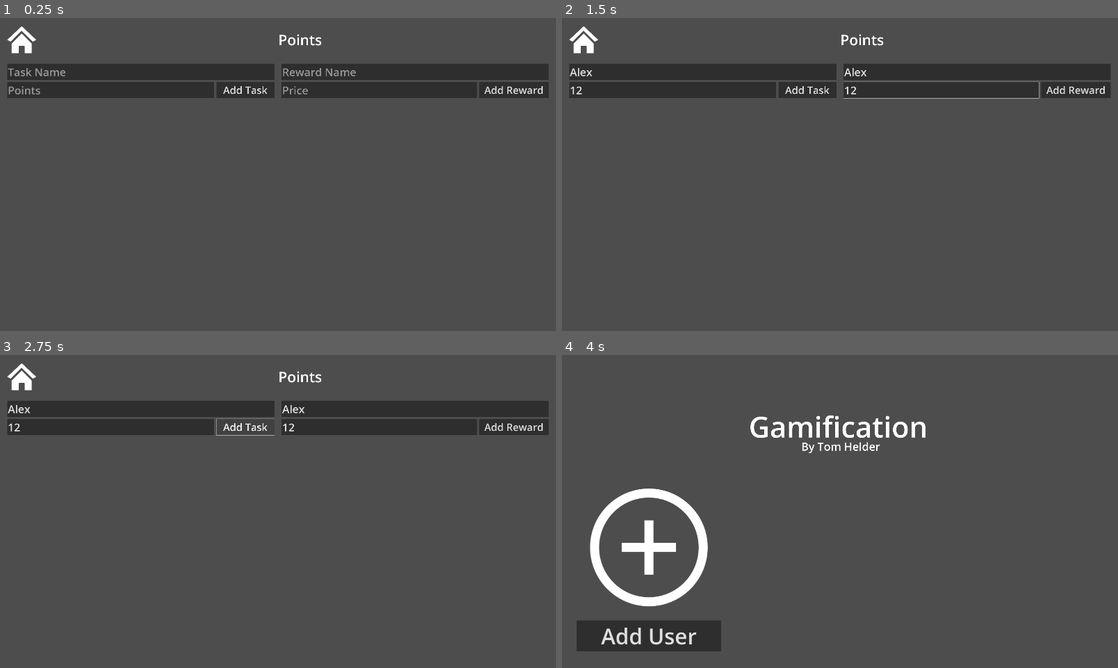
Above: before the commit, frames 1-4 (two rows, left to right).
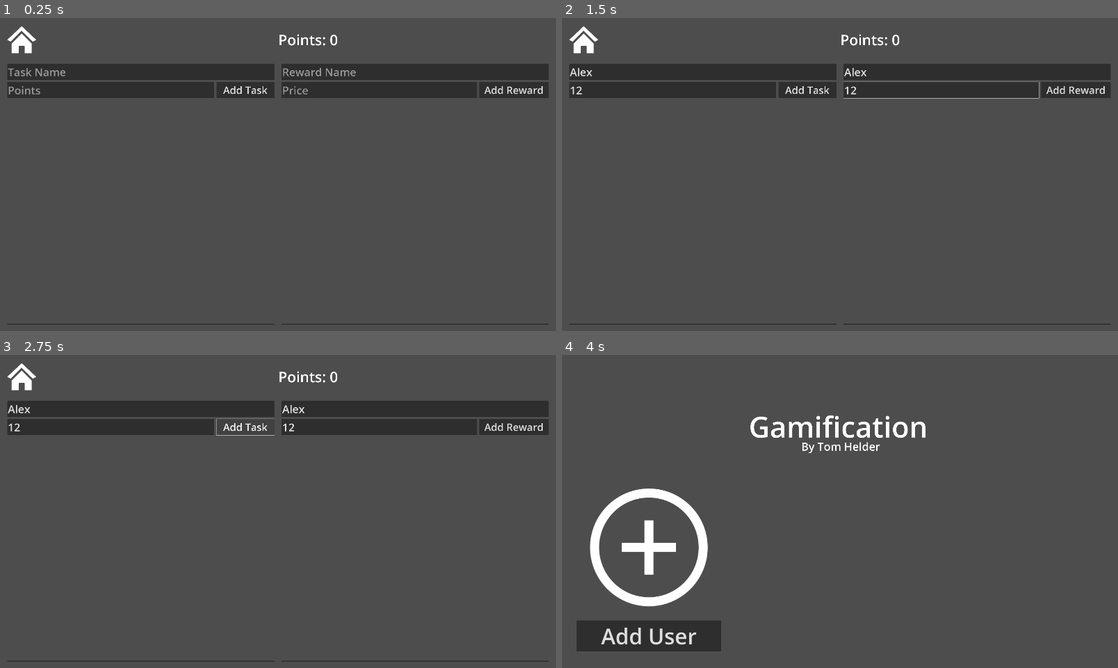
Above: after the commit, the same moments.

Repository: IamTomgamer/Gamification-V3
Game: Godot game, scene res://IndependantUser.tscn
The game is run twice, just before and just after one commit, with the same random seed, the same clock (stepped at 60 frames per second) and the same inputs. This scene is started directly instead of the project's main scene. The engine's default icon, where the game draws it, is replaced by a stand-in: a white triangle on a blue panel in a dark square.
Inputs (mouse positions are in pixels of both pictures, inside the frame that each line leads up to):
- Up to frame 1 (0.25 s): no input
- Up to frame 2 (1.5 s): click (701, 71) at 0.52 s; type "Alex" at 0.6 s; click (673, 89) at 0.75 s; type "12" at 0.83 s; click (979, 71) at 0.98 s; type "Alex" at 1.07 s; click (940, 89) at 1.27 s; type "12" at 1.35 s
- Up to frame 3 (2.75 s): click "Add Task" at 2 s
- Up to frame 4 (4 s): click "Add Reward" at 2.75 s; click (584, 376) at 3.5 s

The runs differ from the first frame. In frame 1, 0.2% of the frame differs, in the area x 1-99%, y 5-98%; in frame 2, 0.2%; in frame 3, 0.2%; in frame 4, nothing differs.
Error before the commit: Attempt to call function 'store_string' in base 'null instance' on a null instance. (res://independant_user.gd:58)
Error after the commit: Attempt to call function 'store_string' in base 'null instance' on a null instance. (res://independant_user.gd:59)

Commit message:
0.1.0
the point system works now, though you still have to add the tasks/rewards through the .json files

Diff:
--- a/App/IndependantUser.tscn
+++ b/App/IndependantUser.tscn
@@ -2,7 +2,7 @@
 
 [ext_resource type="Script" uid="uid://4k582h7cxx8v" path="res://independant_user.gd" id="1_0urfq"]
 [ext_resource type="Texture2D" uid="uid://dmsmel3whhgfw" path="res://Textures/Icons/Home.webp" id="1_e0kmr"]
-[ext_resource type="Theme" uid="uid://0l4cccn1psog" path="res://Themes/Users.tres" id="2_vh4iu"]
+[ext_resource type="Theme" uid="uid://bjnrclusr2ax4" path="res://Themes/taskrewardbuttons.tres" id="2_vh4iu"]
 
 [node name="Control" type="Control"]
 layout_mode = 3
@@ -49,10 +49,15 @@
 text = "Add Task"
 
 [node name="Tasks" type="ScrollContainer" parent="Tasks_Rewards/Tasks"]
+custom_minimum_size = Vector2(0, 1550)
 layout_mode = 2
+follow_focus = true
+horizontal_scroll_mode = 2
+vertical_scroll_mode = 3
 
 [node name="Tasks" type="VBoxContainer" parent="Tasks_Rewards/Tasks/Tasks"]
 layout_mode = 2
+size_flags_horizontal = 3
 
 [node name="Rewards" type="VBoxContainer" parent="Tasks_Rewards"]
 layout_mode = 2
@@ -82,10 +87,15 @@
 text = "Add Reward"
 
 [node name="Rewards" type="ScrollContainer" parent="Tasks_Rewards/Rewards"]
+custom_minimum_size = Vector2(0, 1550)
 layout_mode = 2
+follow_focus = true
+horizontal_scroll_mode = 2
+vertical_scroll_mode = 3
 
 [node name="Rewards" type="VBoxContainer" parent="Tasks_Rewards/Rewards/Rewards"]
 layout_mode = 2
+size_flags_horizontal = 3
 
 [node name="HBoxContainer" type="HBoxContainer" parent="."]
 layout_mode = 0
@@ -110,6 +120,6 @@
 layout_mode = 2
 size_flags_horizontal = 2
 theme_override_font_sizes/font_size = 100
-text = "Points"
+text = "Points: 0"
 
 [connection signal="pressed" from="HBoxContainer/Home" to="." method="_on_home_pressed"]
--- /dev/null
+++ b/App/Rewards.tscn
@@ -0,0 +1,56 @@
+[gd_scene load_steps=8 format=3 uid="uid://cqdlxqfhr08qc"]
+
+[ext_resource type="Texture2D" uid="uid://bfxl0kk7ysprr" path="res://Textures/Icons/trashwhite.png" id="1_mcbcl"]
+[ext_resource type="Texture2D" uid="uid://b5vhnrxr5ug1y" path="res://Textures/Icons/trashdark.png" id="2_juw80"]
+[ext_resource type="Texture2D" uid="uid://bpunk03eutvnp" path="res://Textures/Icons/trashlightgrey.png" id="3_svr0a"]
+
+[sub_resource type="StyleBoxFlat" id="StyleBoxFlat_pnapv"]
+content_margin_left = 20.0
+content_margin_top = 20.0
+content_margin_right = 20.0
+content_margin_bottom = 20.0
+bg_color = Color(0.15686275, 0.15686275, 0.15686275, 1)
+
+[sub_resource type="StyleBoxFlat" id="StyleBoxFlat_f4tvw"]
+content_margin_left = 20.0
+content_margin_top = 20.0
+content_margin_right = 20.0
+content_margin_bottom = 20.0
+bg_color = Color(0.13333334, 0.13333334, 0.13333334, 1)
+
+[sub_resource type="StyleBoxFlat" id="StyleBoxFlat_v3ay6"]
+content_margin_left = 20.0
+content_margin_top = 20.0
+content_margin_right = 20.0
+content_margin_bottom = 20.0
+bg_color = Color(0.078431375, 0.078431375, 0.078431375, 1)
+
+[sub_resource type="Theme" id="Theme_tu8fj"]
+Button/font_sizes/font_size = 75
+Button/styles/hover = SubResource("StyleBoxFlat_pnapv")
+Button/styles/normal = SubResource("StyleBoxFlat_f4tvw")
+Button/styles/pressed = SubResource("StyleBoxFlat_v3ay6")
+
+[node name="HBoxContainer" type="HBoxContainer"]
+offset_right = 1500.0
+offset_bottom = 256.0
+size_flags_horizontal = 3
+size_flags_vertical = 3
+
+[node name="RewardButton" type="Button" parent="."]
+layout_mode = 2
+size_flags_horizontal = 3
+theme = SubResource("Theme_tu8fj")
+theme_override_constants/line_spacing = 5
+text = "Rewardname
+Cost"
+alignment = 0
+
+[node name="DeleteButton" type="TextureButton" parent="."]
+visible = false
+layout_mode = 2
+texture_normal = ExtResource("1_mcbcl")
+texture_pressed = ExtResource("2_juw80")
+texture_hover = ExtResource("3_svr0a")
+texture_disabled = ExtResource("1_mcbcl")
+texture_focused = ExtResource("1_mcbcl")
--- /dev/null
+++ b/App/Tasks.tscn
@@ -0,0 +1,56 @@
+[gd_scene load_steps=8 format=3 uid="uid://cnygycn81agx3"]
+
+[ext_resource type="Texture2D" uid="uid://b5vhnrxr5ug1y" path="res://Textures/Icons/trashdark.png" id="2_f4tvw"]
+[ext_resource type="Texture2D" uid="uid://bpunk03eutvnp" path="res://Textures/Icons/trashlightgrey.png" id="3_v3ay6"]
+[ext_resource type="Texture2D" uid="uid://bfxl0kk7ysprr" path="res://Textures/Icons/trashwhite.png" id="4_f4tvw"]
+
+[sub_resource type="StyleBoxFlat" id="StyleBoxFlat_pnapv"]
+content_margin_left = 20.0
+content_margin_top = 20.0
+content_margin_right = 20.0
+content_margin_bottom = 20.0
+bg_color = Color(0.15686275, 0.15686275, 0.15686275, 1)
+
+[sub_resource type="StyleBoxFlat" id="StyleBoxFlat_f4tvw"]
+content_margin_left = 20.0
+content_margin_top = 20.0
+content_margin_right = 20.0
+content_margin_bottom = 20.0
+bg_color = Color(0.13333334, 0.13333334, 0.13333334, 1)
+
+[sub_resource type="StyleBoxFlat" id="StyleBoxFlat_v3ay6"]
+content_margin_left = 20.0
+content_margin_top = 20.0
+content_margin_right = 20.0
+content_margin_bottom = 20.0
+bg_color = Color(0.078431375, 0.078431375, 0.078431375, 1)
+
+[sub_resource type="Theme" id="Theme_tu8fj"]
+Button/font_sizes/font_size = 75
+Button/styles/hover = SubResource("StyleBoxFlat_pnapv")
+Button/styles/normal = SubResource("StyleBoxFlat_f4tvw")
+Button/styles/pressed = SubResource("StyleBoxFlat_v3ay6")
+
+[node name="HBoxContainer" type="HBoxContainer"]
+offset_right = 1500.0
+offset_bottom = 256.0
+size_flags_horizontal = 3
+size_flags_vertical = 3
+
+[node name="TaskButton" type="Button" parent="."]
+layout_mode = 2
+size_flags_horizontal = 3
+theme = SubResource("Theme_tu8fj")
+theme_override_constants/line_spacing = 5
+text = "Taskname
+Points"
+alignment = 0
+
+[node name="DeleteButton" type="TextureButton" parent="."]
+visible = false
+layout_mode = 2
+texture_normal = ExtResource("4_f4tvw")
+texture_pressed = ExtResource("2_f4tvw")
+texture_hover = ExtResource("3_v3ay6")
+texture_disabled = ExtResource("4_f4tvw")
+texture_focused = ExtResource("4_f4tvw")
--- /dev/null
+++ b/App/Themes/taskrewardbuttons.tres
@@ -0,0 +1,5 @@
+[gd_resource type="Theme" format=3 uid="uid://bjnrclusr2ax4"]
+
+[resource]
+Button/font_sizes/font_size = 70
+LineEdit/font_sizes/font_size = 75
--- a/App/independant_user.gd
+++ b/App/independant_user.gd
@@ -1,13 +1,17 @@
 extends Control
+
 @onready var folder_name = UserState.current_user
 @onready var info_path = "user://users/" + folder_name + "/info.json"
-
+@onready var task_button = preload("res://Tasks.tscn")
+@onready var task_list = $Tasks_Rewards/Tasks/Tasks/Tasks
+@onready var reward_list = $Tasks_Rewards/Rewards/Rewards/Rewards
+@onready var task_path = "user://users/" + folder_name + "/tasks.json"
+@onready var reward_path = "user://users/" + folder_name + "/rewards.json"
+@onready var reward_button = preload("res://Rewards.tscn")
 func _on_home_pressed():
 	get_tree().change_scene_to_file("res://User Select.tscn")
 
 func add_user_points(pointcount: int):
-
-
 	if FileAccess.file_exists(info_path):
 		var file = FileAccess.open(info_path, FileAccess.READ)
 		var info = JSON.parse_string(file.get_as_text())
@@ -22,8 +26,6 @@
 			print("Added", pointcount, "points to", folder_name)
 
 func take_user_points(pointcount: int):
-
-
 	if FileAccess.file_exists(info_path):
 		var file = FileAccess.open(info_path, FileAccess.READ)
 		var info = JSON.parse_string(file.get_as_text())
@@ -45,7 +47,6 @@
 
 		if typeof(info) == TYPE_DICTIONARY:
 			var points = int(info.get("points", 0))
-
 			$HBoxContainer/PointCount.text = "points: " + str(points)
 	else:
 		var default_info = {
@@ -54,23 +55,185 @@
 			"points": 0,
 			"role": "Independent"
 		}
-		var file = FileAccess.open("user://users/" + UserState.current_user + "/info.json", FileAccess.WRITE)
+		var file = FileAccess.open(info_path, FileAccess.WRITE)
 		file.store_string(JSON.stringify(default_info, "\t"))
 		file.close()
 		print("Created missing info.json for", UserState.current_user)
 
-func populate_tasks():
-	pass
-
-func populate_rewards():
-	pass
+func populate_tasks(task: Dictionary):
+	var row = task_button.instantiate()
+	var taskname = task.get("name", "Unnamed Task")
+	var points = task.get("points", 0)
+
+	var button = row.get_node("TaskButton")
+	button.text = "%s\nPoints: %s" % [taskname, str(points)]
+
+	# Connect button press to a custom function
+	button.pressed.connect(func():
+		on_task_pressed(taskname, points)
+	)
+
+	# Connect delete button
+	var delete_button = row.get_node("DeleteButton")
+	delete_button.pressed.connect(func():
+		delete_task_from_json(taskname)
+		row.queue_free()
+	)
+	task_list.add_child(row)
+
+func delete_task_from_json(taskname: String):
+	if not FileAccess.file_exists(task_path):
+		print("No tasks.json found")
+		return
+
+	var file = FileAccess.open(task_path, FileAccess.READ)
+	var task_data = JSON.parse_string(file.get_as_text())
+	file.close()
+
+	if typeof(task_data) != TYPE_ARRAY:
+		print("Invalid tasks.json format")
+		return
+
+	var updated_tasks = []
+	for task in task_data:
+		if typeof(task) == TYPE_DICTIONARY and task.get("name", "") != taskname:
+			updated_tasks.append(task)
+
+	var save_file = FileAccess.open(task_path, FileAccess.WRITE)
+	save_file.store_string(JSON.stringify(updated_tasks, "\t"))
+	save_file.close()
+
+	print("Deleted task:", taskname)
+
+func load_tasks():
+	if not FileAccess.file_exists(task_path):
+		print("No tasks.json found for", UserState.current_user)
+		return
+
+	var file = FileAccess.open(task_path, FileAccess.READ)
+	var task_data = JSON.parse_string(file.get_as_text())
+	file.close()
+
+	if typeof(task_data) != TYPE_ARRAY:
+		print("Invalid tasks.json format")
+		return
+
+	for task in task_data:
+		if typeof(task) == TYPE_DICTIONARY:
+			populate_tasks(task)
+
+func load_rewards():
+	if not FileAccess.file_exists(reward_path):
+		print("No rewards.json found for", UserState.current_user)
+		return
+
+	var file = FileAccess.open(reward_path, FileAccess.READ)
+	var reward_data = JSON.parse_string(file.get_as_text())
+	file.close()
+
+	if typeof(reward_data) != TYPE_ARRAY:
+		print("Invalid tasks.json format")
+		return
+
+	for reward in reward_data:
+		if typeof(reward) == TYPE_DICTIONARY:
+			populate_rewards(reward)
+
+func delete_reward_from_json(rewardname: String):
+	if not FileAccess.file_exists(reward_path):
+		print("No rewards.json found")
+		return
+
+	var file = FileAccess.open(reward_path, FileAccess.READ)
+	var reward_data = JSON.parse_string(file.get_as_text())
+	file.close()
+
+	if typeof(reward_data) != TYPE_ARRAY:
+		print("Invalid tasks.json format")
+		return
+
+	var updated_rewards = []
+	for reward in reward_data:
+		if typeof(reward) == TYPE_DICTIONARY and reward.get("name", "") != rewardname:
+			updated_rewards.append(reward)
+
+	var save_file = FileAccess.open(task_path, FileAccess.WRITE)
+	save_file.store_string(JSON.stringify(updated_rewards, "\t"))
+	save_file.close()
+
+	print("Deleted task:", rewardname)
+
+
+func on_task_pressed(taskname: String, points: int):
+	print("Task pressed: ", taskname, ", worth ", points, " points")
+	add_user_points(points)
+	refresh_points()
+	refresh_rewards()
+
+func on_reward_pressed(rewardname: String, points: int):
+	print("Reward pressed: ", rewardname, ", worth ", points, " points")
+	take_user_points(points)
+	refresh_points()
+	refresh_rewards()
+
+func populate_rewards(reward: Dictionary):
+	var row = reward_button.instantiate()
+	var rewardname = reward.get("name", "Unnamed Reward")
+	var cost = reward.get("cost", 0)
+
+	var button = row.get_node("RewardButton")
+	button.text = "%s\nPoints: %s" % [rewardname, str(cost)]
+
+	# Get current user points
+	var user_points = 0
+	if FileAccess.file_exists(info_path):
+		var file = FileAccess.open(info_path, FileAccess.READ)
+		var info = JSON.parse_string(file.get_as_text())
+		file.close()
+		if typeof(info) == TYPE_DICTIONARY:
+			user_points = int(info.get("points", 0))
+
+	# Disable button if user can't afford it
+	if cost > user_points:
+		button.disabled = true
+	# Connect button press to a custom function
+	button.pressed.connect(func():
+		on_reward_pressed(rewardname, cost)
+	)
+
+	# Connect delete button
+	var delete_button = row.get_node("DeleteButton")
+	delete_button.pressed.connect(func():
+		delete_reward_from_json(rewardname)
+		row.queue_free()
+	)
+	reward_list.add_child(row)
+
 
 func refresh_tasks():
 	pass
 
 func refresh_rewards():
-	pass
+	var user_points = 0
+	if FileAccess.file_exists(info_path):
+		var file = FileAccess.open(info_path, FileAccess.READ)
+		var info = JSON.parse_string(file.get_as_text())
+		file.close()
+		if typeof(info) == TYPE_DICTIONARY:
+			user_points = int(info.get("points", 0))
+
+	# Loop through all reward rows
+	for row in reward_list.get_children():
+		var button = row.get_node_or_null("RewardButton")
+		if button:
+			var label_text = button.text
+			var parts = label_text.split("\nPoints: ")
+			if parts.size() == 2:
+				var cost = int(parts[1])
+				button.disabled = cost > user_points
+
 
 func _ready():
-	UserState.current_user = folder_name
 	refresh_points()
+	load_tasks()
+	load_rewards()
Binary file added: App/Textures/Icons/trashdark.png
Not shown, added: App/Textures/Icons/trashdark.png.import
Binary file added: App/Textures/Icons/trashlightgrey.png
Not shown, added: App/Textures/Icons/trashlightgrey.png.import
Binary file added: App/Textures/Icons/trashwhite.png
Not shown, added: App/Textures/Icons/trashwhite.png.import
Not shown, changed: .DS_Store
Not shown, changed: App/.DS_Store
Not shown, changed: App/Textures/.DS_Store
Not shown, added: App/Textures/Icons/.DS_Store
